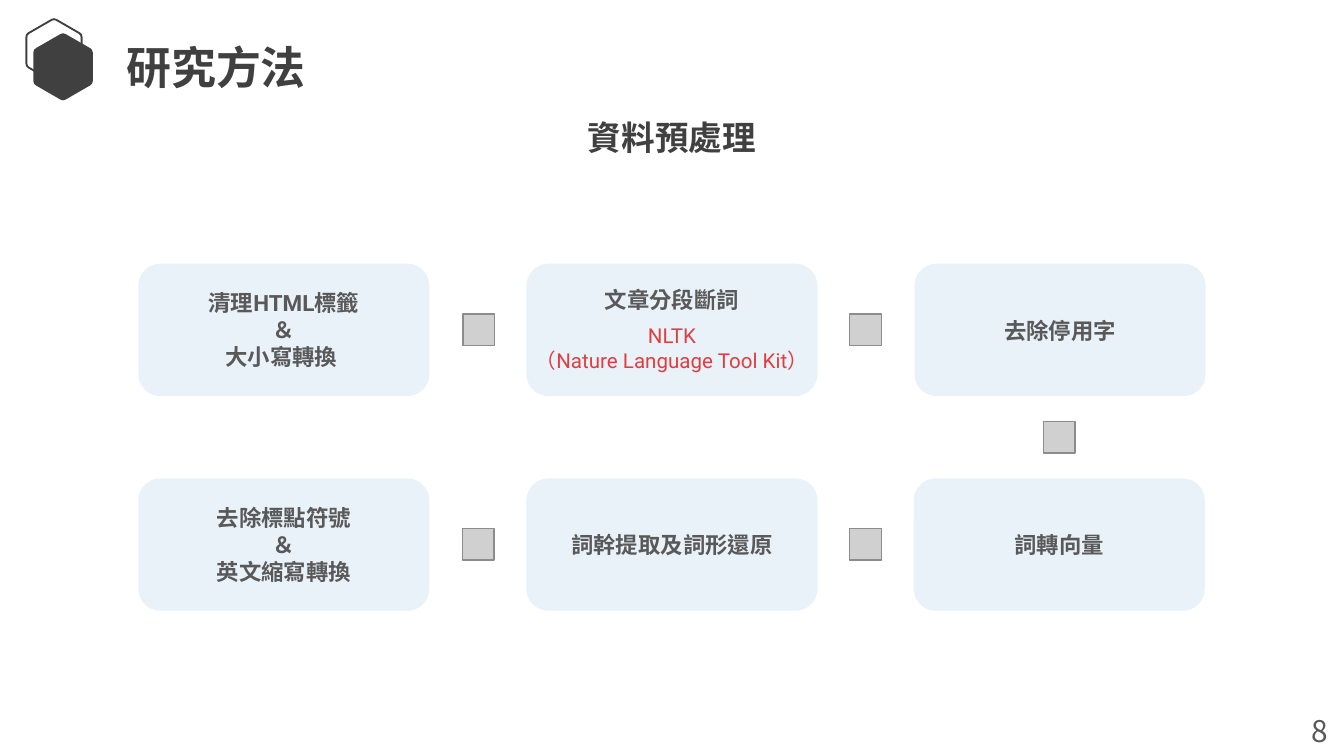
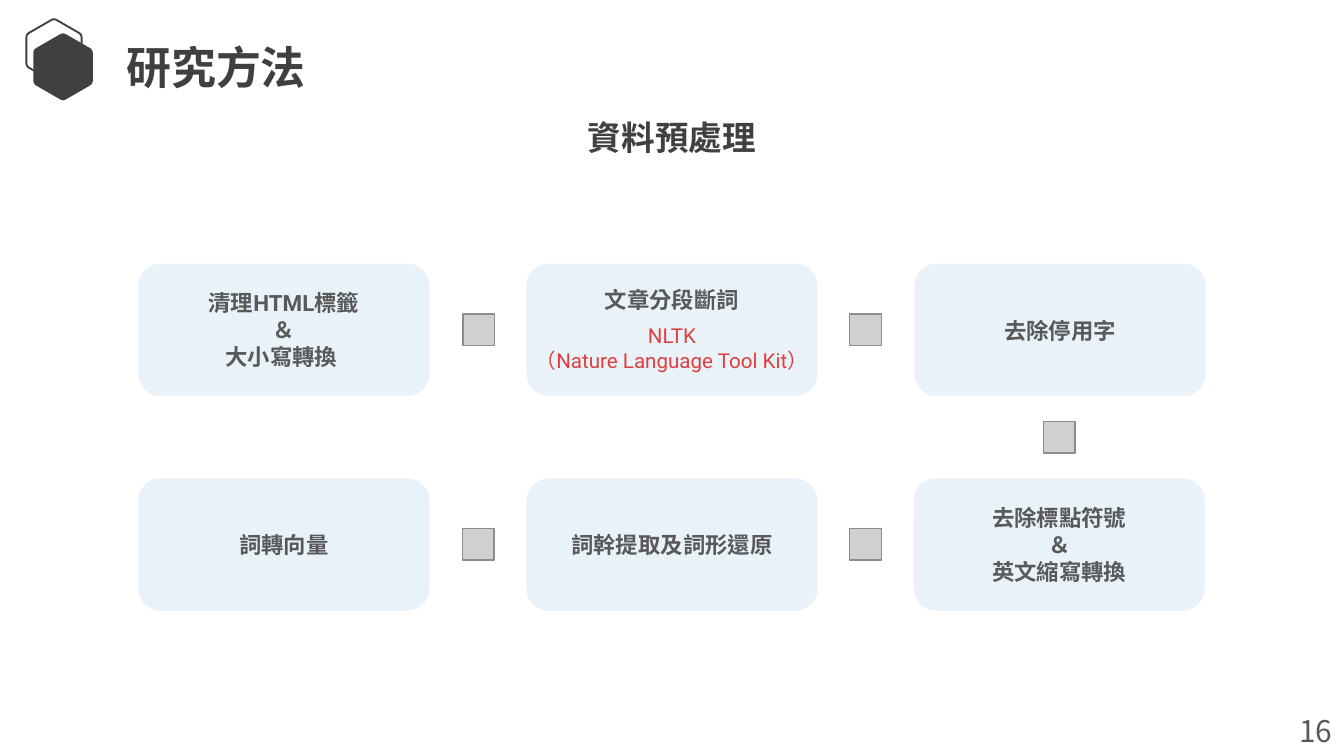
Before and after one commit to Lcwei-0708/lcwei-0708.github.io, a slide deck: slide 18 of data/paper/運用意見探勘技術於類別不平衡資料集/運用意見探勘技術於類別不平衡資料集.pptx. Drawn at 1344x756 pixels with LibreOffice and Linux fonts; fonts in the diff are those of the drawing; grey boxes stand for pictures. Boxes give left, top, right and bottom in pixels: in the first picture for what was removed or moved away, otherwise in the second. Text is boxed around its words. In the diff, an @@ line names an element or a change of style, - is before the commit and + after.

```diff
--- a/data/paper/運用意見探勘技術於類別不平衡資料集/運用意見探勘技術於類別不平衡資料集.pptx
+++ b/data/paper/運用意見探勘技術於類別不平衡資料集/運用意見探勘技術於類別不平衡資料集.pptx
@@ text "去除標點符號 ＆ 英文縮寫轉換": place and size @@
-text "去除標點符號 ＆ 英文縮寫轉換" at [217, 507, 351, 582]
+text "去除標點符號 ＆ 英文縮寫轉換" at [992, 507, 1126, 582]
@@ text "詞轉向量": place and size @@
-text "詞轉向量" at [1015, 534, 1105, 555]
+text "詞轉向量" at [239, 534, 329, 555]
@@ text at [1299, 720, 1332, 743]: text changed @@
-8
+16
```
Also in this commit, not shown: 17 other slides changed, 1 other file.
